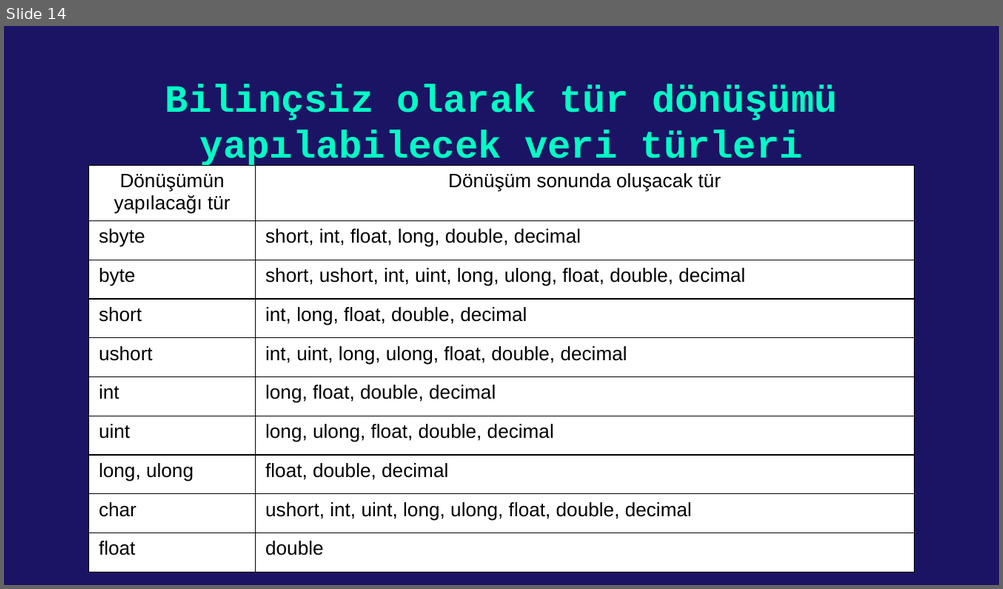
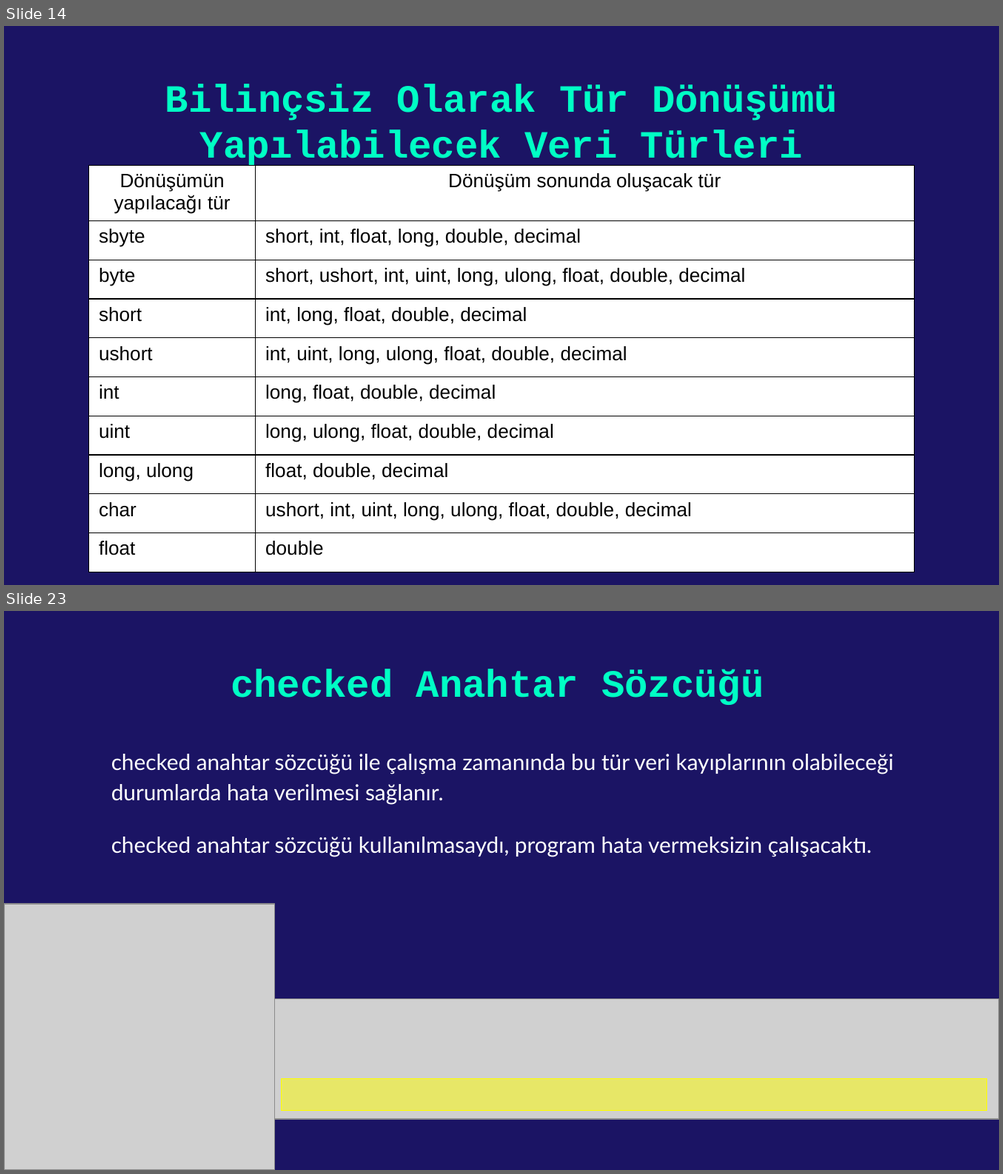
Before and after one commit to kadirdemir/C-Sharp-2022, a slide deck: Tür Dönüşümü.pptx. Shown one above the other, each under a label of ours: slide 14 before the commit, slides 14 and 23 after it; the slides between them are not shown. The pictures are 1003x589 and 1003x1174 pixels, drawn with LibreOffice and Linux fonts; fonts in the diff are those of the drawing; grey boxes stand for pictures. Boxes give left, top, right and bottom in pixels: in the first picture for what was removed or moved away, otherwise in the second. Text is boxed around its words. In the diff, an @@ line names an element or a change of style, - is before the commit and + after.

Commit message:
Tür Dönüşümü sunumu güncellendi

```diff
--- a/Tür Dönüşümü.pptx
+++ b/Tür Dönüşümü.pptx
@@ slide 23 added at <box>4,611,999,1170</box>, background #1B1464 @@
@@ title added at <box>230,669,763,705</box>, 28 pt, text #00FFC5, bold @@
+checked Anahtar Sözcüğü
@@ text added at <box>111,754,893,857</box>, 16 pt, text #FFFFFF @@
+checked anahtar sözcüğü ile çalışma zamanında bu tür veri kayıplarının olabileceği durumlarda hata verilmesi sağlanır.
+checked anahtar sözcüğü kullanılmasaydı, program hata vermeksizin çalışacaktı.
@@ picture added at <box>4,904,275,1170</box> @@
@@ picture added at <box>275,999,999,1119</box> @@
@@ rectangle added at <box>282,1079,987,1111</box>, fill #FFFF00 at 50% opacity, outline #FFFF00 0.75 pt @@
@@ slide 14 changed as well @@
@@ title at <box>165,84,837,169</box>: text changed @@
-Bilinçsiz olarak tür dönüşümü yapılabilecek veri türleri
+Bilinçsiz Olarak Tür Dönüşümü Yapılabilecek Veri Türleri
```
Also in this commit, not shown: 3 other slides changed, 26 other slides added.
